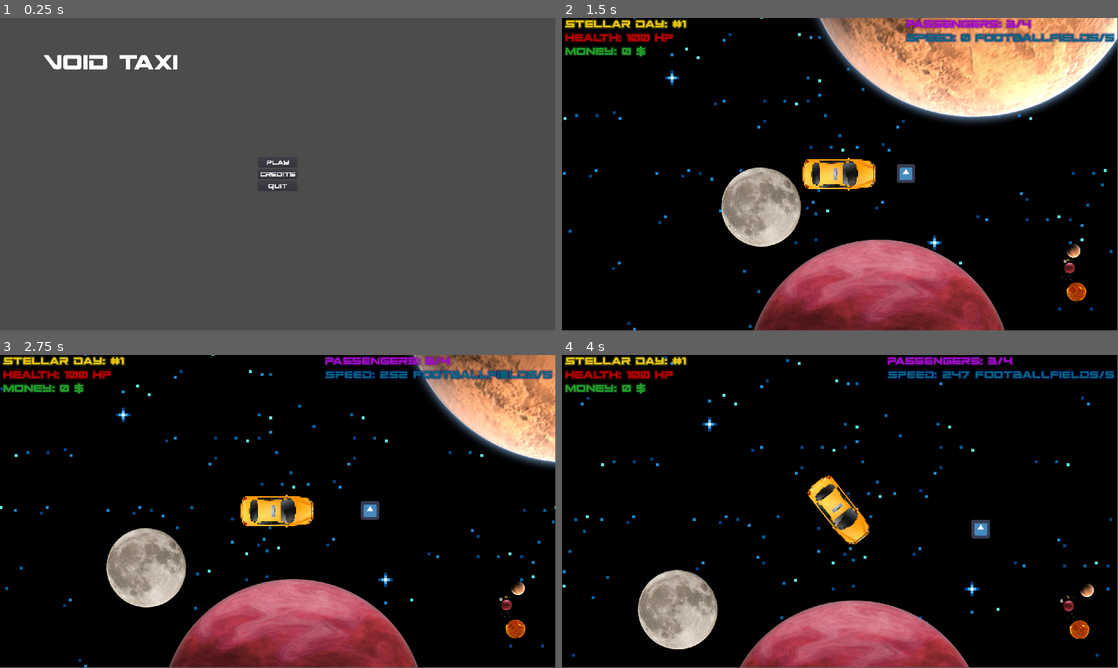
Above: before the commit, frames 1-4 (two rows, left to right).
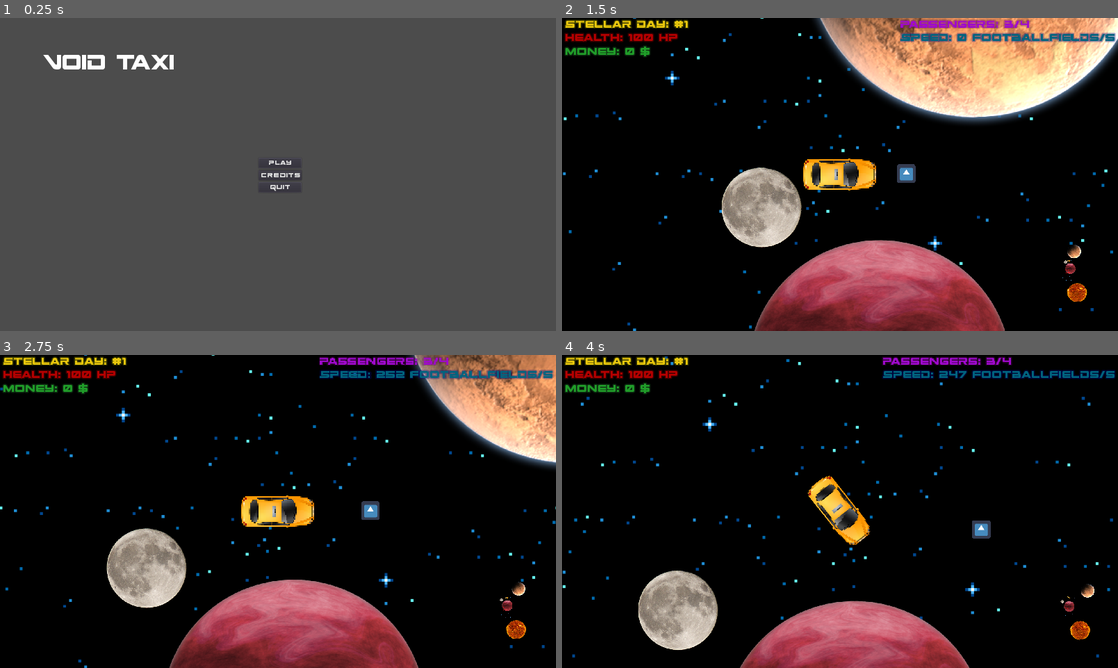
Above: after the commit, the same moments.

Repository: game-jam-team-gut/void-taxi
Game: Godot game, scene res://MainMenu.tscn
The game is run twice, just before and just after one commit, with the same random seed, the same clock (stepped at 60 frames per second) and the same inputs. The engine's default icon, where the game draws it, is replaced by a stand-in: a white triangle on a blue panel in a dark square.
Inputs:
- Up to frame 1 (0.25 s): no input
- Up to frame 2 (1.5 s): click "Play" at 0.5 s; hold Right (ui_right) from 1.28 s (still down)
- Up to frame 3 (2.75 s): release Right (ui_right) at 2.03 s; hold Down (ui_down) from 2.03 s (still down)
- Up to frame 4 (4 s): release Down (ui_down) at 2.78 s; hold Right (ui_right) 2.78-3.53 s; hold Up (ui_up) from 3.53 s (still down)
In our replay, the window is 799x449 before the commit and 800x450 after it. These sizes can differ from the game's own. Grey fills any space a smaller window leaves; there, only what the larger window draws over its background counts as a difference.

The runs differ from the first frame. In frame 1, 0.6% of the frame differs, in the area x 7-54%, y 11-56%; in frame 2, 3.7%, in the area x 0-100%, y 0-100%; in frame 3, 3.6%; in frame 4, 3.3%.

Commit message:
Reworked GUI, improved day cycle, addition of a rent system

Diff:
--- a/Void/DayCycle.gd
+++ /dev/null
@@ -1,19 +0,0 @@
-extends Node
-
-onready var timer=get_node("Timer")
-onready var daycycle_label = get_node("../CanvasLayer/HBoxContainer/VBoxContainer/Day")
-var day = 0
-
-func _ready(): #setting the timer time to 515 seconds (~7 days in 1 hour) and starting the timer, calling a timeout when it ends
-	timer.set_wait_time(515)
-	timer.start()
-	_on_Timer_timeout()
-
-func _on_Timer_timeout():
-	day+=1
-
-func update_daycycle_UI():
-	daycycle_label.text = "Stellar day: #" + var2str(day)
-
-func _process(delta):
-	update_daycycle_UI()
--- /dev/null
+++ b/Void/HBoxContainer3.gd
@@ -0,0 +1,12 @@
+extends HBoxContainer
+
+const ANIMATION_TIME = 5.0
+
+onready var tween = $Tween
+
+func _on_Timer_timeout():
+	if not tween.is_active():
+		tween.start()
+	var start_color = Color(1.0, 1.0, 1.0, 1.0)
+	var end_color = Color(1.0, 1.0, 1.0, 0.0)
+	tween.interpolate_property(self, "modulate", start_color, end_color, ANIMATION_TIME, Tween.TRANS_LINEAR, Tween.EASE_IN)
--- /dev/null
+++ b/Void/Rent.gd
@@ -0,0 +1,12 @@
+extends Label
+
+const ANIMATION_TIME = 5.0
+
+onready var tween = $Tween
+
+func _on_Timer_timeout():
+	if not tween.is_active():
+		tween.start()
+	var start_color = Color(1.0, 1.0, 1.0, 1.0)
+	var end_color = Color(1.0, 1.0, 1.0, 0.0)
+	tween.interpolate_property(self, "modulate", start_color, end_color, ANIMATION_TIME, Tween.TRANS_LINEAR, Tween.EASE_IN)
--- a/Void/Taxi.tscn
+++ b/Void/Taxi.tscn
@@ -1,10 +1,12 @@
-[gd_scene load_steps=13 format=2]
+[gd_scene load_steps=17 format=2]
 
 [ext_resource path="res://Void/Taxi/void-taxi.png" type="Texture" id=1]
 [ext_resource path="res://Void/Taxi/Taxi.gd" type="Script" id=2]
-[ext_resource path="res://Void/DayCycle.gd" type="Script" id=3]
+[ext_resource path="res://Void/Taxi/DayCycleSystem.gd" type="Script" id=3]
 [ext_resource path="res://Void/Taxi/PassengerSystem.gd" type="Script" id=4]
 [ext_resource path="res://spaceranger.ttf" type="DynamicFontData" id=5]
+[ext_resource path="res://Void/HBoxContainer3.gd" type="Script" id=6]
+[ext_resource path="res://Void/Rent.gd" type="Script" id=7]
 
 [sub_resource type="RectangleShape2D" id=1]
 extents = Vector2( 123.715, 54.7674 )
@@ -30,6 +32,11 @@
 outline_color = Color( 0.129412, 0.423529, 0.164706, 0.352941 )
 font_data = ExtResource( 5 )
 
+[sub_resource type="DynamicFont" id=9]
+size = 48
+outline_size = 4
+font_data = ExtResource( 5 )
+
 [sub_resource type="DynamicFont" id=6]
 size = 48
 outline_size = 4
@@ -40,6 +47,11 @@
 size = 48
 outline_size = 4
 outline_color = Color( 0, 0.0392157, 0.501961, 0.352941 )
+font_data = ExtResource( 5 )
+
+[sub_resource type="DynamicFont" id=8]
+size = 96
+outline_size = 8
 font_data = ExtResource( 5 )
 
 [node name="Taxi" type="KinematicBody2D"]
@@ -49,8 +61,6 @@
 [node name="PassengerSystem" type="Node" parent="."]
 script = ExtResource( 4 )
 
-[node name="RentSystem" type="Node" parent="."]
-
 [node name="DayCycleSystem" type="Node" parent="."]
 script = ExtResource( 3 )
 
@@ -82,12 +92,20 @@
 }
 
 [node name="VBoxContainer" type="VBoxContainer" parent="CanvasLayer/HBoxContainer"]
+margin_right = 4.0
 margin_bottom = 137.0
 __meta__ = {
 "_edit_use_anchors_": false
 }
 
-[node name="Day" type="Label" parent="CanvasLayer/HBoxContainer/VBoxContainer"]
+[node name="HBoxContainer" type="HBoxContainer" parent="CanvasLayer/HBoxContainer/VBoxContainer"]
+margin_right = 4.0
+margin_bottom = 43.0
+__meta__ = {
+"_edit_use_anchors_": false
+}
+
+[node name="Day" type="Label" parent="CanvasLayer/HBoxContainer/VBoxContainer/HBoxContainer"]
 margin_bottom = 43.0
 custom_fonts/font = SubResource( 3 )
 custom_colors/font_color = Color( 0.913725, 0.780392, 0.0509804, 1 )
@@ -95,23 +113,47 @@
 "_edit_use_anchors_": false
 }
 
-[node name="Health" type="Label" parent="CanvasLayer/HBoxContainer/VBoxContainer"]
+[node name="HBoxContainer2" type="HBoxContainer" parent="CanvasLayer/HBoxContainer/VBoxContainer"]
 margin_top = 47.0
+margin_right = 4.0
 margin_bottom = 90.0
+__meta__ = {
+"_edit_use_anchors_": false
+}
+
+[node name="Health" type="Label" parent="CanvasLayer/HBoxContainer/VBoxContainer/HBoxContainer2"]
+margin_bottom = 43.0
 custom_fonts/font = SubResource( 4 )
 custom_colors/font_color = Color( 0.713726, 0, 0, 1 )
 __meta__ = {
 "_edit_use_anchors_": false
 }
 
-[node name="Money" type="Label" parent="CanvasLayer/HBoxContainer/VBoxContainer"]
+[node name="HBoxContainer3" type="HBoxContainer" parent="CanvasLayer/HBoxContainer/VBoxContainer"]
 margin_top = 94.0
+margin_right = 4.0
 margin_bottom = 137.0
+__meta__ = {
+"_edit_use_anchors_": false
+}
+
+[node name="Money" type="Label" parent="CanvasLayer/HBoxContainer/VBoxContainer/HBoxContainer3"]
+margin_bottom = 43.0
 custom_fonts/font = SubResource( 5 )
 custom_colors/font_color = Color( 0.129412, 0.619608, 0.164706, 1 )
 __meta__ = {
 "_edit_use_anchors_": false
 }
+
+[node name="Rent" type="Label" parent="CanvasLayer/HBoxContainer/VBoxContainer/HBoxContainer3"]
+margin_left = 4.0
+margin_right = 4.0
+margin_bottom = 43.0
+custom_fonts/font = SubResource( 9 )
+custom_colors/font_color = Color( 0, 0, 0, 1 )
+script = ExtResource( 7 )
+
+[node name="Tween" type="Tween" parent="CanvasLayer/HBoxContainer/VBoxContainer/HBoxContainer3/Rent"]
 
 [node name="HBoxContainer2" type="HBoxContainer" parent="CanvasLayer"]
 margin_left = 1500.0
@@ -144,6 +186,29 @@
 "_edit_use_anchors_": false
 }
 
+[node name="HBoxContainer3" type="HBoxContainer" parent="CanvasLayer"]
+margin_left = 960.0
+margin_top = 340.0
+margin_right = 960.0
+margin_bottom = 740.0
+grow_horizontal = 2
+grow_vertical = 2
+alignment = 1
+script = ExtResource( 6 )
+__meta__ = {
+"_edit_use_anchors_": false
+}
+
+[node name="VBoxContainer3" type="VBoxContainer" parent="CanvasLayer/HBoxContainer3"]
+margin_bottom = 400.0
+
+[node name="NewDay" type="Label" parent="CanvasLayer/HBoxContainer3/VBoxContainer3"]
+margin_bottom = 86.0
+custom_fonts/font = SubResource( 8 )
+custom_colors/font_color = Color( 0, 0, 0, 1 )
+
+[node name="Tween" type="Tween" parent="CanvasLayer/HBoxContainer3"]
+
 [node name="RayCast2DForward" type="RayCast2D" parent="."]
 scale = Vector2( 1, 10 )
 enabled = true
@@ -153,5 +218,8 @@
 scale = Vector2( 1, 10 )
 enabled = true
 cast_to = Vector2( -130, 0 )
+[connection signal="timeout" from="DayCycleSystem/Timer" to="CanvasLayer/HBoxContainer3" method="_on_Timer_timeout"]
+[connection signal="timeout" from="DayCycleSystem/Timer" to="CanvasLayer/HBoxContainer/VBoxContainer/HBoxContainer3/Rent" method="_on_Timer_timeout"]
+[connection signal="timeout" from="DayCycleSystem/Timer" to="." method="_on_Timer_timeout"]
 [connection signal="timeout" from="DayCycleSystem/Timer" to="DayCycleSystem" method="_on_Timer_timeout"]
 [connection signal="area_entered" from="PassengerDetector" to="PassengerSystem" method="_on_PassengerDetector_area_entered"]
--- /dev/null
+++ b/Void/Taxi/DayCycleSystem.gd
@@ -0,0 +1,30 @@
+extends Node
+
+const DAY_LENGTH = 515 #515 for 7 days in 1 hour
+
+var day = 0
+
+onready var timer=get_node("Timer")
+onready var daycycle_label = get_node("../CanvasLayer/HBoxContainer/VBoxContainer/HBoxContainer/Day")
+onready var daysummary_label = get_node("../CanvasLayer/HBoxContainer3/VBoxContainer3/NewDay")
+onready var rent_label = get_node("../CanvasLayer/HBoxContainer/VBoxContainer/HBoxContainer3/Rent")
+
+func _ready():
+	timer.set_wait_time(DAY_LENGTH) #setting the timer time
+	timer.start() #starting the timer
+	_on_Timer_timeout() #calling a timeout when it ends
+
+func _on_Timer_timeout():
+	day+=1
+
+func update_daycycle_UI():
+	daycycle_label.text = "Stellar day: #" + var2str(day)
+
+func update_daysummary_UI():
+	if day>1:
+		daysummary_label.text = "New day has come!"
+		rent_label.text = " -1000$"
+
+func _process(delta):
+	update_daycycle_UI()
+	update_daysummary_UI()
--- a/Void/Taxi/Taxi.gd
+++ b/Void/Taxi/Taxi.gd
@@ -78,8 +78,8 @@
 		get_tree().change_scene("res://MainMenu.tscn")
 
 func taxi_UI():
-	$CanvasLayer/HBoxContainer/VBoxContainer/Health.text = "Health: " + var2str(health) + " HP" #current health
-	$CanvasLayer/HBoxContainer/VBoxContainer/Money.text = "Money: " + var2str(money) + " $" #current money
+	$CanvasLayer/HBoxContainer/VBoxContainer/HBoxContainer2/Health.text = "Health: " + var2str(health) + " HP" #current health
+	$CanvasLayer/HBoxContainer/VBoxContainer/HBoxContainer3/Money.text = "Money: " + var2str(money) + " $" #current money
 	if collision_raycast_forward.is_colliding() || collision_raycast_backwards.is_colliding():
 		$CanvasLayer/HBoxContainer2/VBoxContainer2/Speed.text = "Speed: 0 footballfields/s"
 	else:
@@ -90,3 +90,7 @@
 
 func emit_passenger_delivered_signal(planet):
 	emit_signal("passenger_delivered", planet)
+
+
+func _on_Timer_timeout():
+	money-=1000
--- a/project.godot
+++ b/project.godot
@@ -23,6 +23,8 @@
 
 window/size/width=1920
 window/size/height=1080
+window/stretch/mode="2d"
+window/stretch/aspect="keep"
 
 [input]
 
